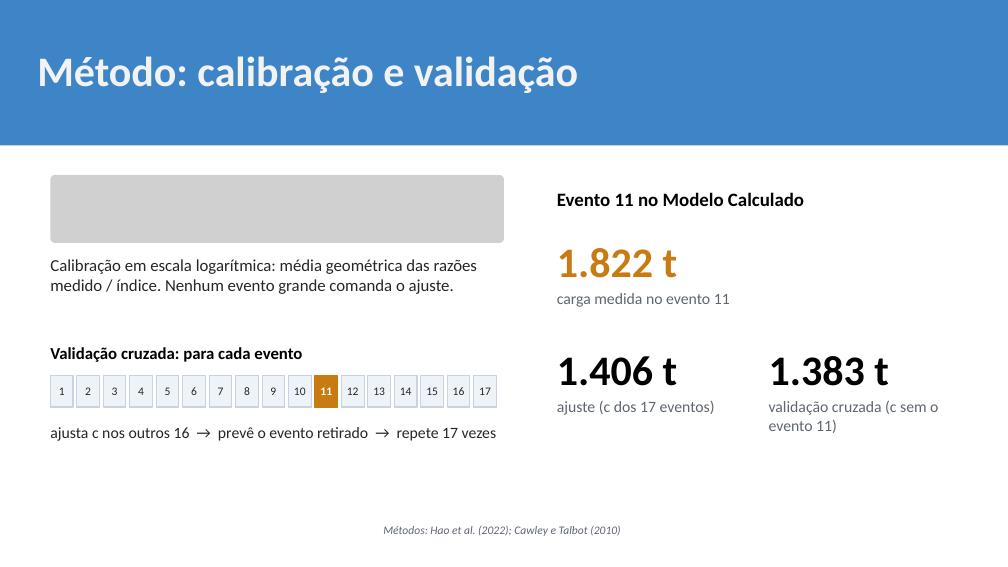
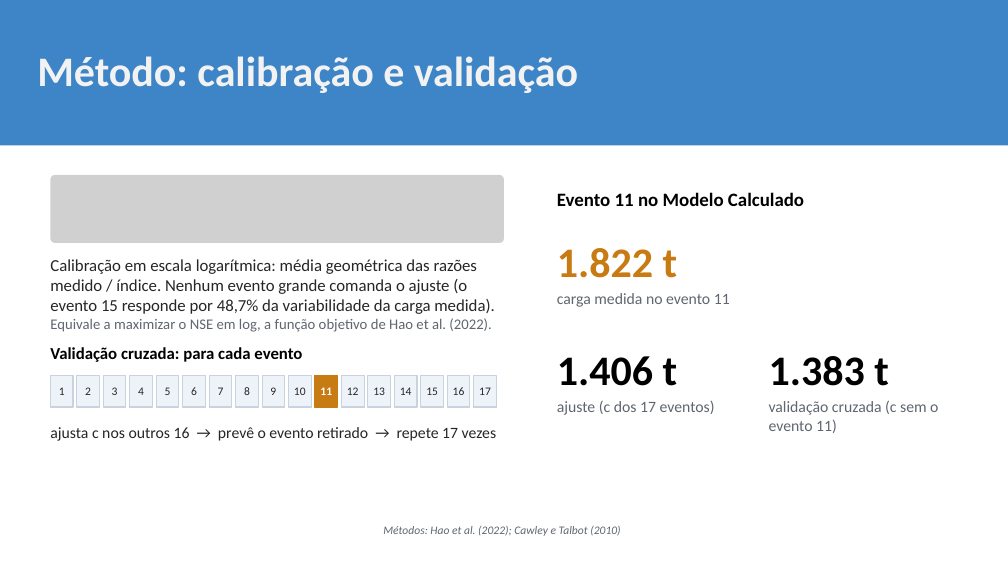
Before and after one commit to mateusvivarelli/TCC, a slide deck: slide 20 of Apresentacao/slideTCC_18-11_sugestoes.pptx. Drawn at 1008x567 pixels with LibreOffice and Linux fonts; fonts in the diff are those of the drawing; grey boxes stand for pictures; background and template pictures are left out. Boxes give left, top, right and bottom in pixels: in the first picture for what was removed or moved away, otherwise in the second. Text is boxed around its words. In the diff, an @@ line names an element or a change of style, - is before the commit and + after.

```diff
--- a/Apresentacao/slideTCC_18-11_sugestoes.pptx
+++ b/Apresentacao/slideTCC_18-11_sugestoes.pptx
@@ text at (x1=50, y1=259, x2=494, y2=332): text changed @@
-Calibração em escala logarítmica: média geométrica das razões medido / índice. Nenhum evento grande comanda o ajuste.
+Calibração em escala logarítmica: média geométrica das razões medido / índice. Nenhum evento grande comanda o ajuste (o evento 15 responde por 48,7% da variabilidade da carga medida).
+Equivale a maximizar o NSE em log, a função objetivo de Hao et al. (2022).
```
Also in this commit, not shown: 4 other slides changed, 1 other file.
